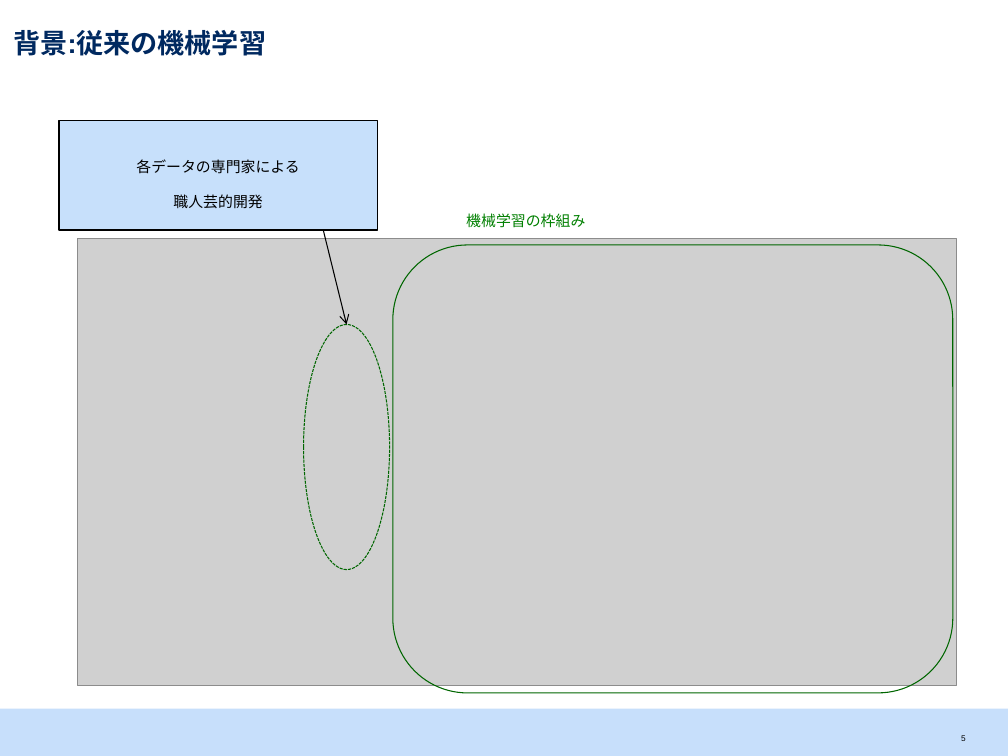
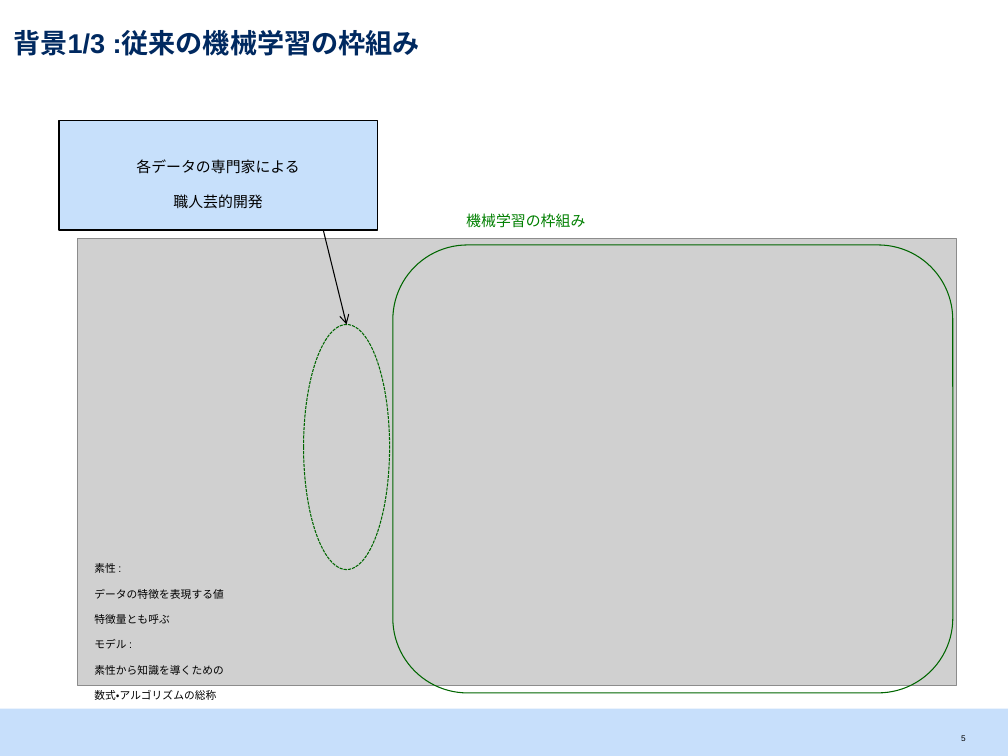
Before and after one commit to srtk/sotsuron, a slide deck: slide 6 of doc/sotsuron_defense/bd.pptx. Drawn at 1008x756 pixels with LibreOffice and Linux fonts; fonts in the diff are those of the drawing; grey boxes stand for pictures. Boxes give left, top, right and bottom in pixels: in the first picture for what was removed or moved away, otherwise in the second. Text is boxed around its words. In the diff, an @@ line names an element or a change of style, - is before the commit and + after.

```diff
--- a/doc/sotsuron_defense/bd.pptx
+++ b/doc/sotsuron_defense/bd.pptx
@@ title at [13, 30, 420, 58]: text changed @@
-背景:従来の機械学習
+背景1/3 :従来の機械学習の枠組み
@@ text added at [94, 563, 224, 700], 13 pt, text #000000 @@
+素性 :
+データの特徴を表現する値
+特徴量とも呼ぶ
+モデル :
+素性から知識を導くための
+数式・アルゴリズムの総称
```
Also in this commit, not shown: 11 other slides changed, 7 slides added, 3 slides removed, 1 other file.
